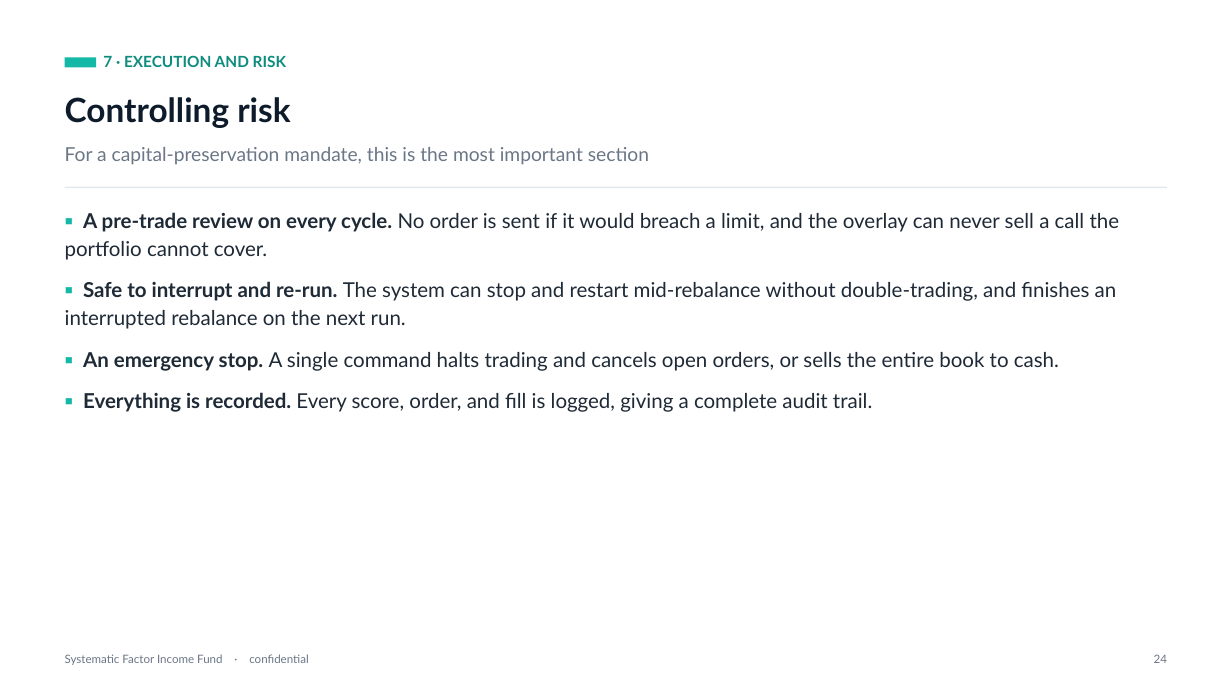
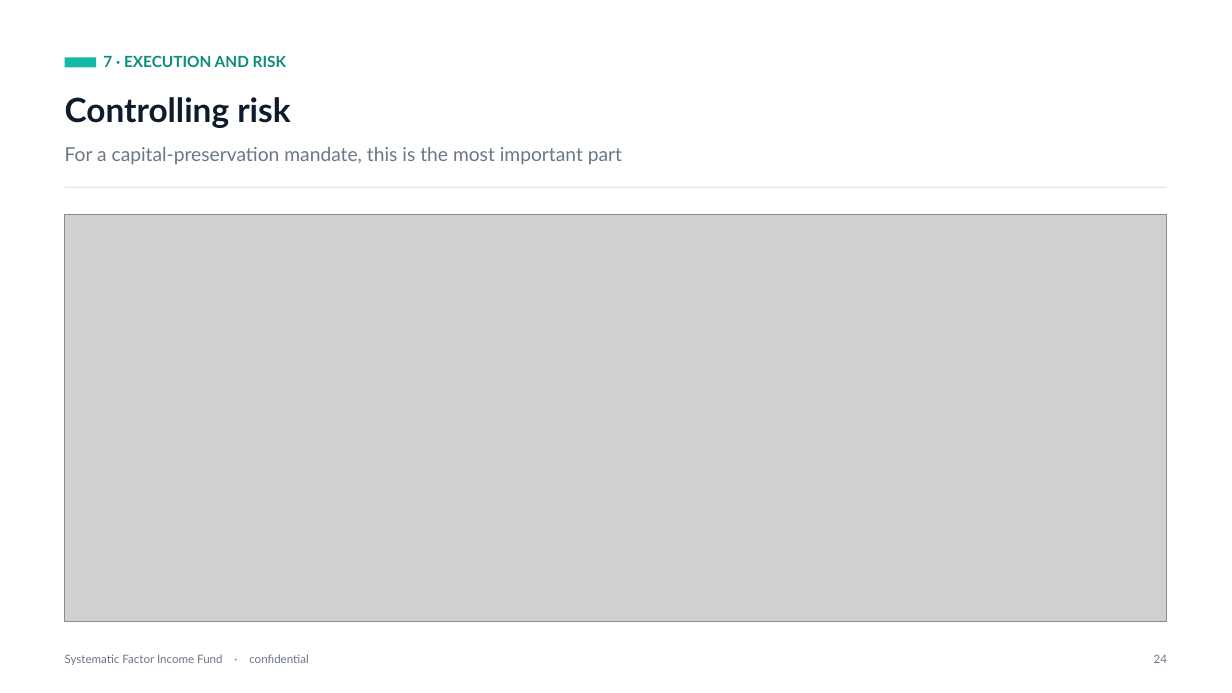
Before and after one commit to diegogomezpy/Portfolio_Algo_Trader, a slide deck: slide 32 of presentation/Systematic-Factor-Income-Fund.pptx. Drawn at 1232x693 pixels with LibreOffice and Linux fonts; fonts in the diff are those of the drawing; grey boxes stand for pictures. Boxes give left, top, right and bottom in pixels: in the first picture for what was removed or moved away, otherwise in the second. Text is boxed around its words. In the diff, an @@ line names an element or a change of style, - is before the commit and + after.

```diff
--- a/presentation/Systematic-Factor-Income-Fund.pptx
+++ b/presentation/Systematic-Factor-Income-Fund.pptx
@@ text at (65, 147, 622, 165): text changed @@
-For a capital-preservation mandate, this is the most important section
+For a capital-preservation mandate, this is the most important part
@@ text removed at (65, 212, 1120, 412) @@
-▪ A pre-trade review on every cycle. No order is sent if it would breach a limit, and the overlay can never sell a call the portfolio cannot cover.
-▪ Safe to interrupt and re-run. The system can stop and restart mid-rebalance without double-trading, and finishes an interrupted rebalance on the next run.
-▪ An emergency stop. A single command halts trading and cancels open orders, or sells the entire book to cash.
-▪ Everything is recorded. Every score, order, and fill is logged, giving a complete audit trail.
@@ picture added at (65, 214, 1167, 622) @@
```
Also in this commit, not shown: 16 other slides changed, 1 slide added, 1 other file.
